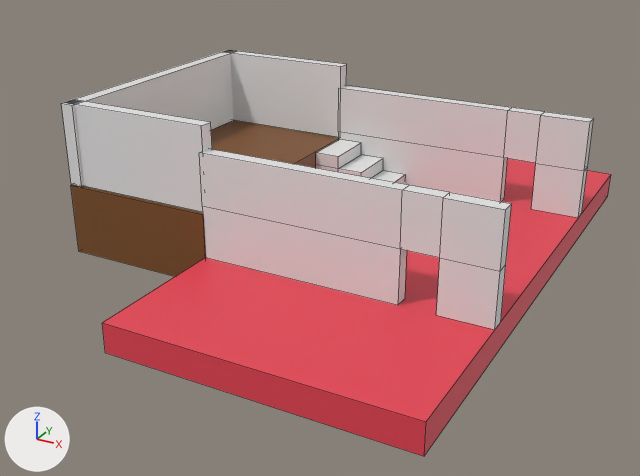
Two versions of the Blender file BlenderProjects/Level.blend, one commit apart.
Camera for both pictures: a camera (50 mm lens) standing at (22.5, -53.2, 24.9) and looking at (-5.7, -1.9, -0.7). The lights are fixed; the arrows at lower left show +X, +Y and +Z. Mesh edges are drawn as thin lines.

Script lines for the objects in view, before the commit:
```python
ob_cube = bpy.data.objects.new('Cube', me_cube_003)
ob_cube.location = (9.0, 9.5, 1.0)
ob_cube.scale = (1.0, 0.5, 1.0)
ob_cube_001 = bpy.data.objects.new('Cube.001', me_cube_004)
ob_cube_001.location = (9.0, -9.44, 1.0)
ob_cube_001.scale = (1.0, 0.5, 1.0)
ob_cube_003 = bpy.data.objects.new('Cube.003', me_cube_006)
ob_cube_003.location = (-4.91, 7.09, 0.01)
ob_cube_004 = bpy.data.objects.new('Cube.004', me_cube_008)
ob_cube_004.location = (-20.81, 0.0, 4.19)
ob_cube_004.scale = (0.5, 9.96, 1.0)
ob_cube_005 = bpy.data.objects.new('Cube.005', me_cube_009)
ob_cube_005.location = (-15.5, -9.29, 4.19)
ob_cube_005.rotation_euler = (0.0, 0.0, 1.571)  # degrees (0, 0, 90)
ob_cube_005.scale = (0.5, 5.7, 1.0)
ob_cube_006 = bpy.data.objects.new('Cube.006', me_cube_010)
ob_cube_006.location = (-15.5, 9.51, 4.19)
ob_cube_006.rotation_euler = (0.0, 0.0, 1.571)  # degrees (0, 0, 90)
ob_cube_006.scale = (0.5, 5.7, 1.0)
ob_floor = bpy.data.objects.new('Floor', me_cube_002)
ob_floor.location = (0.0, 0.0, -1.0)
ob_floor.scale = (10.0, 20.0, 1.0)
ob_floor_001 = bpy.data.objects.new('Floor.001', me_cube_007)
ob_floor_001.location = (-15.6, 0.0, 2.12)
ob_floor_001.scale = (5.7, 10.0, 1.0)
# me_cube_008
# before: 0 (-1.0, -1.0, -1.0) at pixel (71, 184), 1 (-1.0, -1.0, 4.86) at pixel (61, 103), 2 (-1.0, 1.0, -1.0), 3 (-1.0, 1.0, 4.86) at pixel (227, 50), 4 (1.0, -1.0, -1.0) at pixel (81, 186)
# before: 5 (1.0, -1.0, 4.86) at pixel (72, 105), 6 (1.0, 1.0, -1.0), 7 (1.0, 1.0, 4.86) at pixel (236, 51)
```
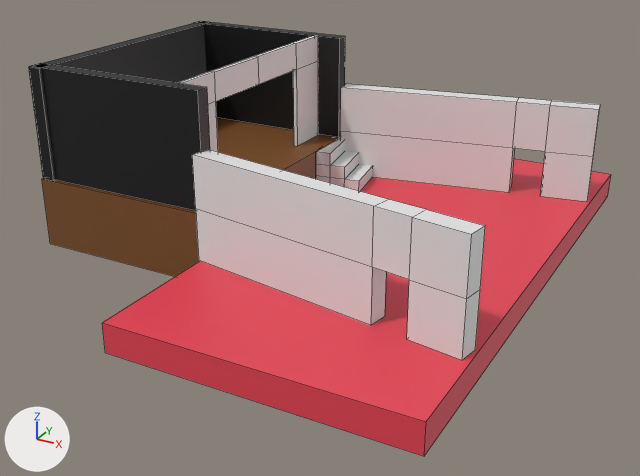
Where the newer file only moved an object's origin or applied its transform, the numbers keep the older frame.

Edits to the bpy script that builds the scene:
```text
Change me_cube_008:
    where me_cube_008.from_pydata(...)  # 8 vertices, 6 faces; spans x -1.0..1.0, y -1.0..1.0, z -1.0..4.86
    used by ob_cube_004; location = (-20.81, 0.0, 4.19); scale = (0.5, 9.96, 1.0)
    me_cube_008 part 1
    add for i in [0, 2, 4, 6]: me_cube_008.vertices[i].co += Vector((0.0, 0.0, 1.0))
    add for i in [1, 3, 5, 7]: me_cube_008.vertices[i].co += Vector((0.0, 0.0, 3.21))
    add me_cube_008.materials.append(mat_blackedout)  # black #121212
Change me_cube_009:
    where me_cube_009.from_pydata(...)  # 8 vertices, 6 faces; spans x -1.0..1.0, y -1.0..1.0, z -1.0..4.86
    used by ob_cube_005; location = (-15.5, -9.29, 4.19); rotation_euler = (0.0, 0.0, 1.571), in degrees (0, 0, 90); scale = (0.5, 5.7, 1.0)
    me_cube_009 part 2
    me_cube_009.vertices[0].co: (-1.0, -1.0, -1.0) -> (-1.0, -0.97, -1.0)
    me_cube_009.vertices[1].co: (-1.0, -1.0, 4.86) -> (-1.0, -0.97, 7.07)  # pixel (201, 125) -> pixel (197, 90)
    me_cube_009.vertices[2].co: (-1.0, 1.0, -1.0) -> (-1.0, 1.5, -1.0)  # not seen -> pixel (43, 177)
    me_cube_009.vertices[3].co: (-1.0, 1.0, 4.86) -> (-1.0, 1.5, 7.07)  # pixel (64, 102) -> pixel (29, 66)
    me_cube_009.vertices[4].co: (1.0, -1.0, -1.0) -> (1.0, -0.97, -1.0)
    me_cube_009.vertices[5].co: (1.0, -1.0, 4.86) -> (1.0, -0.97, 7.07)  # pixel (210, 122) -> pixel (207, 87)
    me_cube_009.vertices[6].co: (1.0, 1.0, -1.0) -> (1.0, 1.5, -1.0)
    me_cube_009.vertices[7].co: (1.0, 1.0, 4.86) -> (1.0, 1.5, 7.07)  # pixel (74, 99) -> pixel (40, 63)
    add me_cube_009.materials.append(mat_blackedout)  # black #121212
Change me_cube_010:
    where me_cube_010.from_pydata(...)  # 8 vertices, 6 faces; spans x -1.0..1.0, y -1.0..1.0, z -1.0..4.86
    used by ob_cube_006; location = (-15.5, 9.51, 4.19); rotation_euler = (0.0, 0.0, 1.571), in degrees (0, 0, 90); scale = (0.5, 5.7, 1.0)
    me_cube_010 part 3
    me_cube_010.vertices[0].co: (-1.0, -1.0, -1.0) -> (-1.0, -0.97, -1.0)  # pixel (340, 137) -> pixel (338, 137)
    me_cube_010.vertices[1].co: (-1.0, -1.0, 4.86) -> (-1.0, -0.97, 7.07)  # pixel (340, 66) -> pixel (339, 38)
    me_cube_010.vertices[2].co: (-1.0, 1.0, -1.0) -> (-1.0, 1.5, -1.0)
    me_cube_010.vertices[3].co: (-1.0, 1.0, 4.86) -> (-1.0, 1.5, 7.07)  # pixel (222, 52) -> pixel (193, 22)
    me_cube_010.vertices[4].co: (1.0, -1.0, -1.0) -> (1.0, -0.97, -1.0)
    me_cube_010.vertices[5].co: (1.0, -1.0, 4.86) -> (1.0, -0.97, 7.07)  # pixel (346, 64) -> pixel (345, 36)
    me_cube_010.vertices[6].co: (1.0, 1.0, -1.0) -> (1.0, 1.5, -1.0)
    me_cube_010.vertices[7].co: (1.0, 1.0, 4.86) -> (1.0, 1.5, 7.07)  # pixel (228, 50) -> pixel (200, 21)
    add me_cube_010.materials.append(mat_blackedout)  # black #121212
Add me_cube:
    me_cube.from_pydata([(-0.16, -8.87, 0.0), (-0.16, -5.41, 0.0), (0.16, -8.87, 0.0), (0.16, -5.41, 0.0), (-0.16, -8.87, 6.2), (-0.16, -5.41, 6.2), (0.16, -5.41, 6.2), (0.16, -8.87, 6.2), (-0.16, -8.87, 8.2), (-0.16, -5.41, 8.2), (0.16, -5.41, 8.2), (0.16, -8.87, 8.2), (-0.16, -0.03, 6.2), (0.16, -0.03, 6.2), (-0.16, -0.03, 8.2), (0.16, -0.03, 8.2)], [], [(1, 5, 6, 3), (3, 6, 7, 2), (2, 7, 4, 0), (1, 3, 2, 0), (6, 5, 12, 13), (10, 9, 8, 11), (7, 6, 10, 11), (5, 4, 8, 9), (4, 7, 11, 8), (13, 12, 14, 15), (5, 9, 14, 12), (10, 6, 13, 15), (9, 10, 15, 14), (0, 4, 5, 1)])
Change ob_cube:
    ob_cube.location: (9.0, 9.5, 1.0) -> (8.68, 13.14, 1.0)
    ob_cube.rotation_euler: (0.0, 0.0, 0.0) -> (0.0, 0.0, 0.175)  # degrees (0, 0, 0) -> degrees (0, 0, 10)
    ob_cube.scale: (1.0, 0.5, 1.0) -> (1.0, 0.693, 1.0)
Change ob_cube_001:
    ob_cube_001.location: (9.0, -9.44, 1.0) -> (8.68, -13.08, 1.0)
    ob_cube_001.rotation_euler: (0.0, 0.0, 0.0) -> (0.0, 0.0, -0.175)  # degrees (0, 0, 0) -> degrees (0, 0, -10)
    ob_cube_001.scale: (1.0, 0.5, 1.0) -> (1.0, 0.693, 1.0)
Change ob_cube_003:
    ob_cube_003.location: (-4.91, 7.09, 0.01) -> (-7.4, 7.74, 0.01)
    ob_cube_003.rotation_euler: (0.0, 0.0, 0.0) -> (0.0, 0.0, 0.175)  # degrees (0, 0, 0) -> degrees (0, 0, 10)
    ob_cube_003.scale: (1.0, 1.0, 1.0) -> (0.6, 1.0, 1.0)
Change ob_floor_001:
    ob_floor_001.location: (-15.6, 0.0, 2.12) -> (-17.01, 0.0, 2.12)
    ob_floor_001.scale: (5.7, 10.0, 1.0) -> (7.09, 10.0, 1.0)
Change ob_cube_004:
    ob_cube_004.location: (-20.81, 0.0, 4.19) -> (-23.45, 0.0, 3.19)
Add ob_cube_007:
    ob_cube_007 = bpy.data.objects.new('Cube.007', me_cube)  # modifiers MIRROR
    ob_cube_007.location = (-12.02, 0.17, 3.1)
```

Location of each change, [x1, y1, x2, y2] in pixels of the pictures (640 x 476 px):
'Cube.001', moved, turned, rescaled: before [199, 149, 512, 330]; after [192, 150, 485, 360]
'Cube', moved, turned, rescaled: before [338, 86, 594, 218]; after [340, 84, 600, 202]
'Cube.005', recoloured, reshaped (grey to black, 22% wider, 33% taller): before [65, 101, 212, 212]; after [31, 63, 210, 211]
'Floor.001', moved, rescaled (11% wider): before [71, 120, 339, 276]; after [42, 118, 340, 276]
'Cube.004', recoloured, reshaped, moved (16% taller): before [61, 50, 236, 187]; after [29, 21, 207, 180]
'Cube.006', recoloured, reshaped (grey to black, 27% wider, 33% taller): before [228, 50, 347, 137]; after [194, 21, 345, 137]
'Cube.007', added: after [179, 35, 318, 152]
'Cube.003', moved, turned, rescaled: before [316, 140, 405, 184]; after [317, 139, 372, 191]
